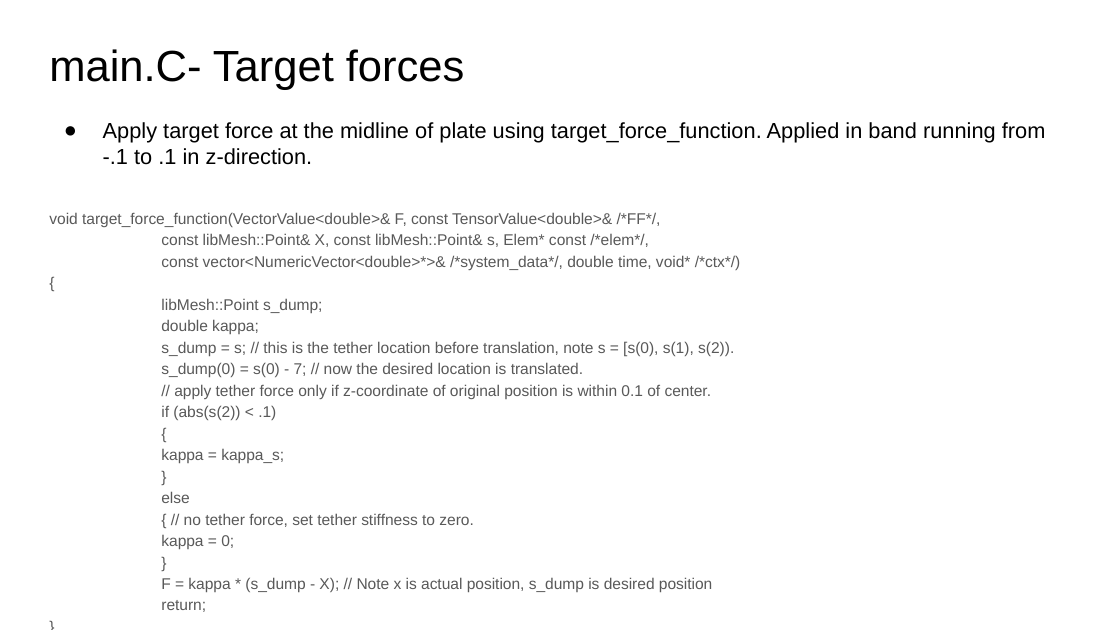
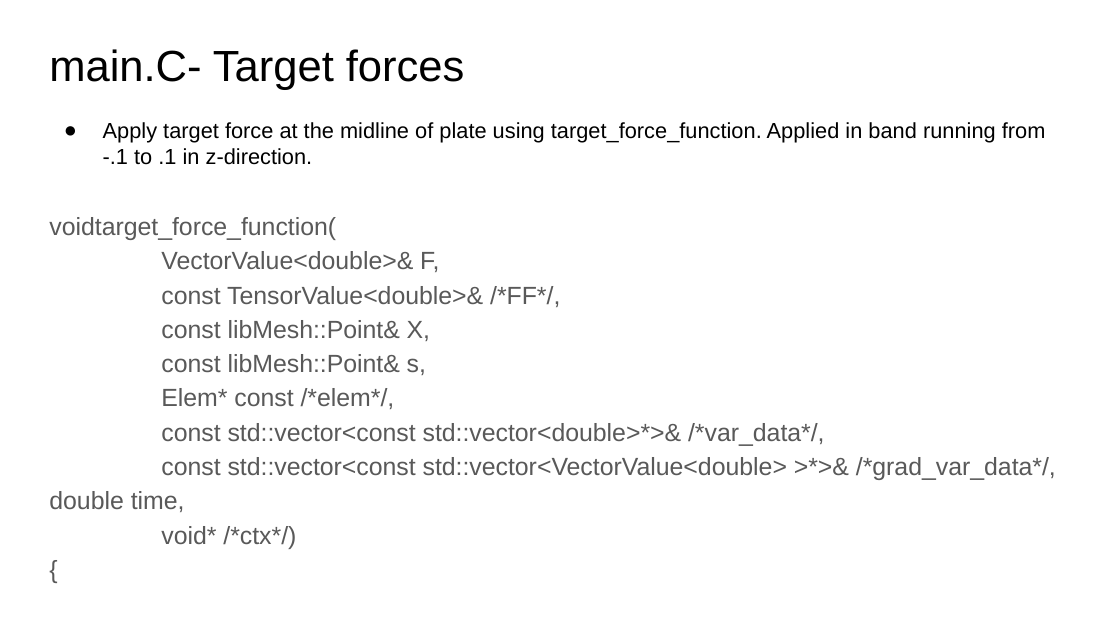
Before and after one commit to fairyflies9/IBAMR-Tutorials, a slide deck: slide 13 of IBFE Lectures/3-IBFE 3D Flow Past Objects.pptx (slide 14 before the commit). Drawn at 1120x630 pixels with LibreOffice and Linux fonts; fonts in the diff are those of the drawing. Boxes give left, top, right and bottom in pixels: in the first picture for what was removed or moved away, otherwise in the second. Text is boxed around its words. In the diff, an @@ line names an element or a change of style, - is before the commit and + after.

```diff
--- a/IBFE Lectures/3-IBFE 3D Flow Past Objects.pptx
+++ b/IBFE Lectures/3-IBFE 3D Flow Past Objects.pptx
@@ text "voidtarget_force_function(" at <box>49,217,1056,549</box>: size 10 to 16 pt in "{" @@
@@ text at <box>49,217,1056,549</box>: text changed; size 10 to 16 pt @@
-void target_force_function(VectorValue<double>& F, const TensorValue<double>& /*FF*/,
-const libMesh::Point& X, const libMesh::Point& s, Elem* const /*elem*/,
-const vector<NumericVector<double>*>& /*system_data*/, double time, void* /*ctx*/)
+voidtarget_force_function(
+VectorValue<double>& F,
+const TensorValue<double>& /*FF*/,
+const libMesh::Point& X,
+const libMesh::Point& s,
+Elem* const /*elem*/,
+const std::vector<const std::vector<double>*>& /*var_data*/,
+const std::vector<const std::vector<VectorValue<double> >*>& /*grad_var_data*/, double time,
+void* /*ctx*/)
@@ text at <box>161,298,734,612</box>: paragraphs removed @@
-libMesh::Point s_dump;
-double kappa;
-s_dump = s; // this is the tether location before translation, note s = [s(0), s(1), s(2)).
-s_dump(0) = s(0) - 7; // now the desired location is translated.
-// apply tether force only if z-coordinate of original position is within 0.1 of center.
-if (abs(s(2)) < .1)
-{
-kappa = kappa_s;
-}
-else
-{ // no tether force, set tether stiffness to zero.
-kappa = 0;
-}
-F = kappa * (s_dump - X); // Note x is actual position, s_dump is desired position
-return;
-}
```
Also in this commit, not shown: 5 other slides changed, 1 slide added, 1 slide removed, 13 other files.
